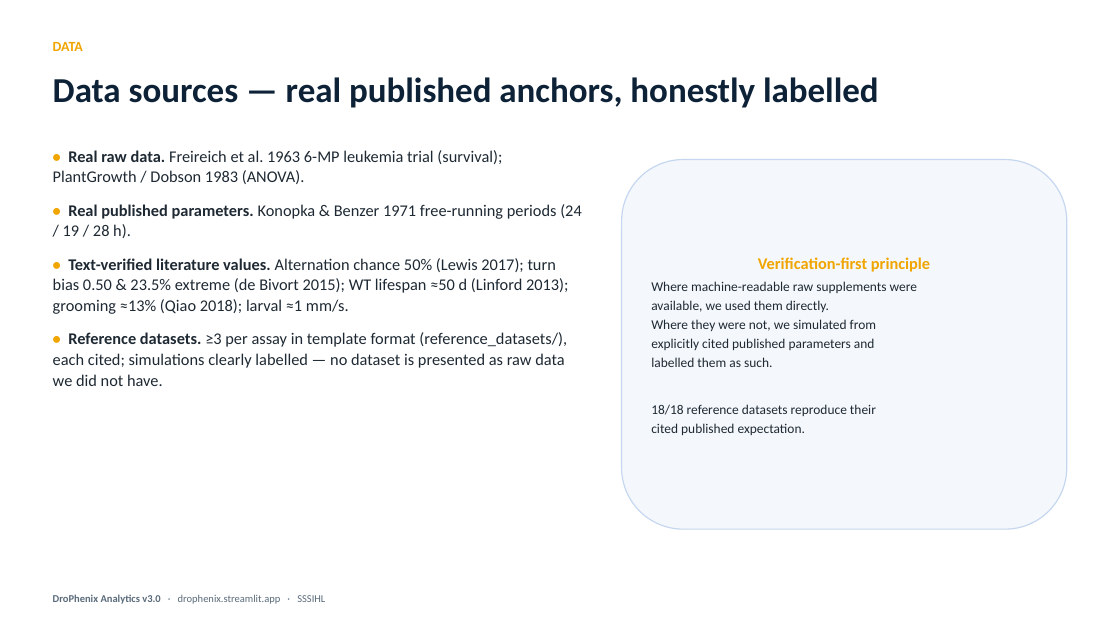
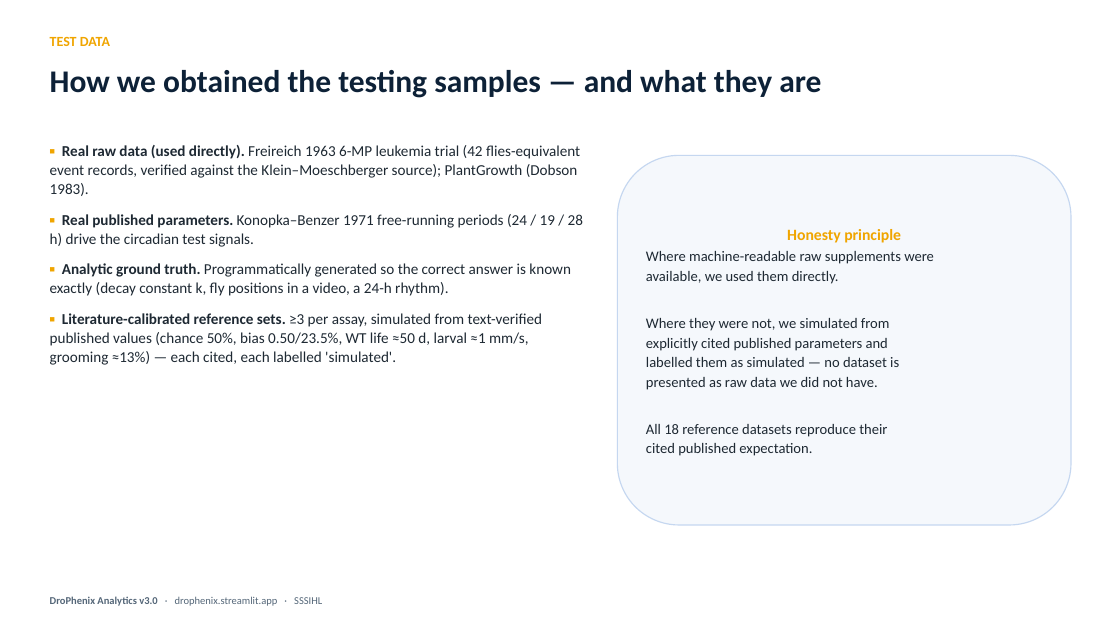
Before and after one commit to krishna-g-999/DroPhenix, a slide deck: slide 16 of manuscript/DroPhenix_presentation.pptx (slide 8 before the commit). Drawn at 1120x630 pixels with LibreOffice and Linux fonts; fonts in the diff are those of the drawing. Boxes give left, top, right and bottom in pixels: in the first picture for what was removed or moved away, otherwise in the second. Text is boxed around its words. In the diff, an @@ line names an element or a change of style, - is before the commit and + after.

```diff
--- a/manuscript/DroPhenix_presentation.pptx
+++ b/manuscript/DroPhenix_presentation.pptx
@@ text at [50,37,110,46]: text changed @@
-DATA
+TEST DATA
@@ text added at [50,70,821,98], 27 pt, text #0D2137, bold @@
+How we obtained the testing samples — and what they are
@@ text removed at [53,77,879,108] @@
-Data sources — real published anchors, honestly labelled
@@ text at [50,145,583,365]: text changed; size 14 to 13 pt @@
-• Real raw data. Freireich et al. 1963 6-MP leukemia trial (survival); PlantGrowth / Dobson 1983 (ANOVA).
-• Real published parameters. Konopka & Benzer 1971 free-running periods (24 / 19 / 28 h).
-• Text-verified literature values. Alternation chance 50% (Lewis 2017); turn bias 0.50 & 23.5% extreme (de Bivort 2015); WT lifespan ≈50 d (Linford 2013); grooming ≈13% (Qiao 2018); larval ≈1 mm/s.
-• Reference datasets. ≥3 per assay in template format (reference_datasets/), each cited; simulations clearly labelled — no dataset is presented as raw data we did not have.
+▪ Real raw data (used directly). Freireich 1963 6-MP leukemia trial (42 flies-equivalent event records, verified against the Klein–Moeschberger source); PlantGrowth (Dobson 1983).
+▪ Real published parameters. Konopka–Benzer 1971 free-running periods (24 / 19 / 28 h) drive the circadian test signals.
+▪ Analytic ground truth. Programmatically generated so the correct answer is known exactly (decay constant k, fly positions in a video, a 24-h rhythm).
+▪ Literature-calibrated reference sets. ≥3 per assay, simulated from text-verified published values (chance 50%, bias 0.50/23.5%, WT life ≈50 d, larval ≈1 mm/s, grooming ≈13%) — each cited, each labelled 'simulated'.
@@ rounded rectangle "Honesty principle": place and size @@
-rounded rectangle "Honesty principle" at [622,160,1067,529]
+rounded rectangle "Honesty principle" at [618,155,1071,525]
@@ rounded rectangle "Honesty principle" at [618,155,1071,525]: fill #F4F7FB to #F5F8FC @@
@@ text in rounded rectangle at [787,229,901,243]: text changed; size 14 to 13.5 pt @@
-Verification-first principle
+Honesty principle
@@ text in rounded rectangle at [646,251,934,456]: size 11.5 to 12.5 pt in "Where machine-readable raw supplements were", "available, we used them directly.", "Where they were not, we simulated from", "explicitly cited published parameters and" and 1 more places; line spacing 1.03 to 1.02 @@
@@ text in rounded rectangle at [646,357,899,437]: text changed; size 11.5 to 12.5 pt @@
-labelled them as such.
-18/18 reference datasets reproduce their
+labelled them as simulated — no dataset is
+presented as raw data we did not have.
+All 18 reference datasets reproduce their
@@ text "DroPhenix Analytics v3.0 · drophenix.streamlit.app ..." at [50,596,322,606]: text colour #5A6B7B to #546678 @@
```
Also in this commit, not shown: 9 other slides changed, 14 slides added, 4 slides removed, 3 other files.
